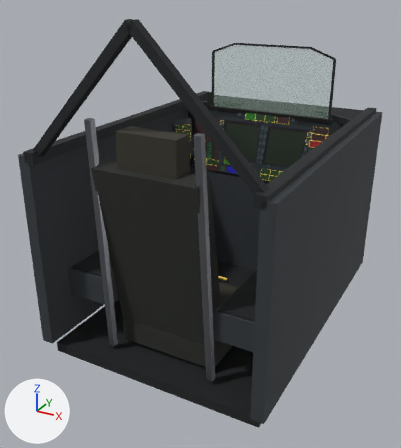
Two versions of the glTF model assets/models/cockpit_classic.glb, one commit apart.
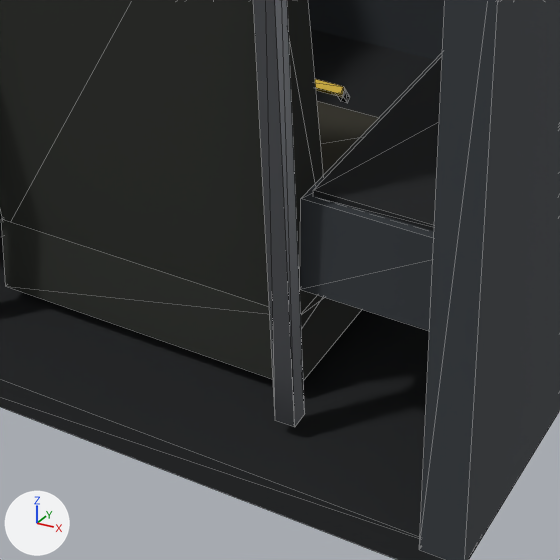
The first picture shows the older version from a 50 mm camera at (1.2, -2.19, 0.54) aimed at (-0.09, 0.15, -0.63). The close-ups show the older and then the newer version on the part from 31% to 73% of the width and 56% to 94% of the height of that picture. Only the edits that show in the close-ups are written down. Lighting does not change. The marker at lower left points along +X, +Y and +Z. The close-ups show mesh edges as thin lines. Where no turn or scale is listed for an object, it has been applied to the vertices.

The first close-up shows 'cushion_121', 'dark_109', 'dark_110', 'metal_126', 'panel_grey_101', 'panel_grey_106', 'panel_grey_108', 'seat_120', 'seat_122' and 2 more.
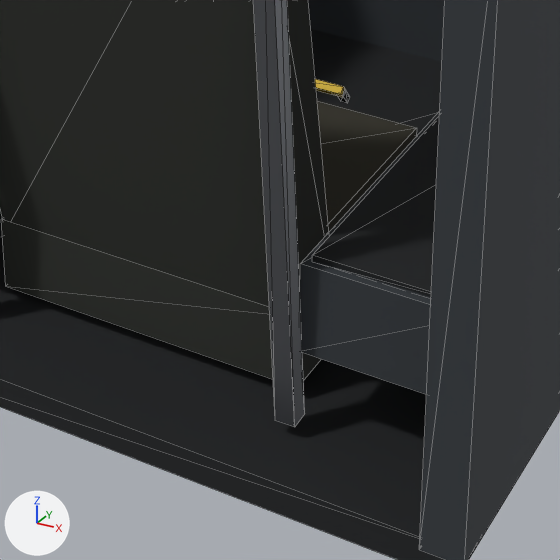
Where the change shows, as pixel boxes [x1, y1, x2, y2] in the close-ups (560 x 560 px):
'panel_grey_108', moved
    before: [300, 53, 442, 331]
    after: [300, 111, 440, 394]
'dark_109', moved
    before: [313, 57, 442, 231]
    after: [312, 115, 440, 297]
'cushion_121', unchanged, uncovered by the edit
    before: [317, 101, 379, 176]
    after: [317, 101, 417, 233]

Edits to the bpy script that builds the scene:
```text
Change ob_dark_109:
    ob_dark_109.location: (0.4, -0.02, -0.747) -> (0.4, -0.02, -0.847)
Change ob_panel_grey_108:
    ob_panel_grey_108.location: (0.4, -0.02, -0.82) -> (0.4, -0.02, -0.92)
```
